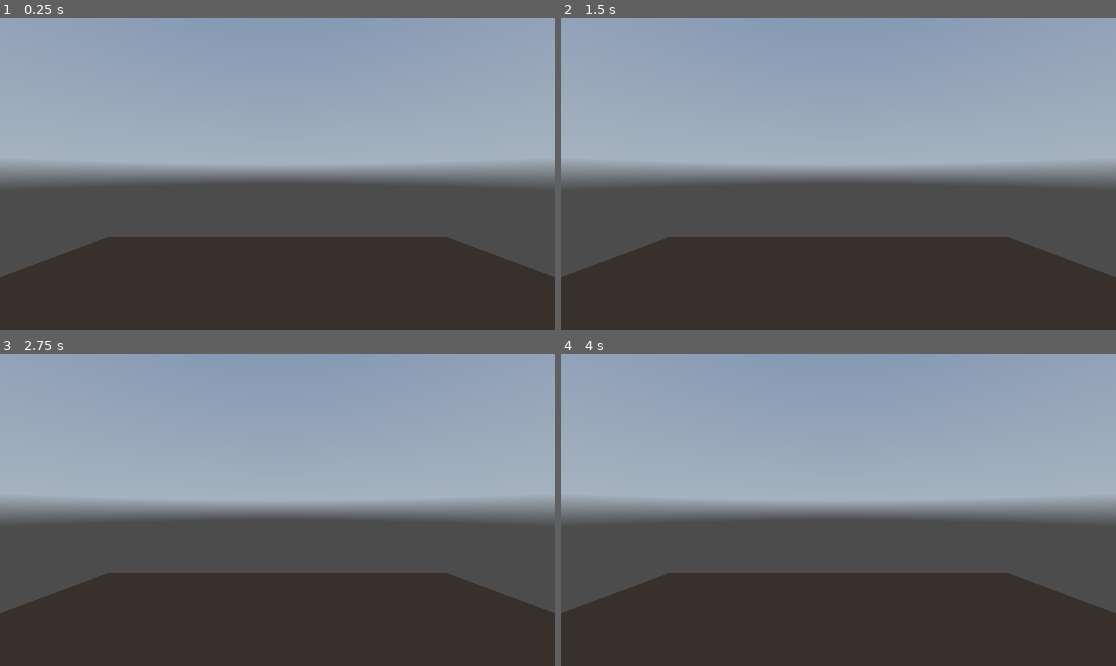
Above: before the commit, frames 1-4 (two rows, left to right).
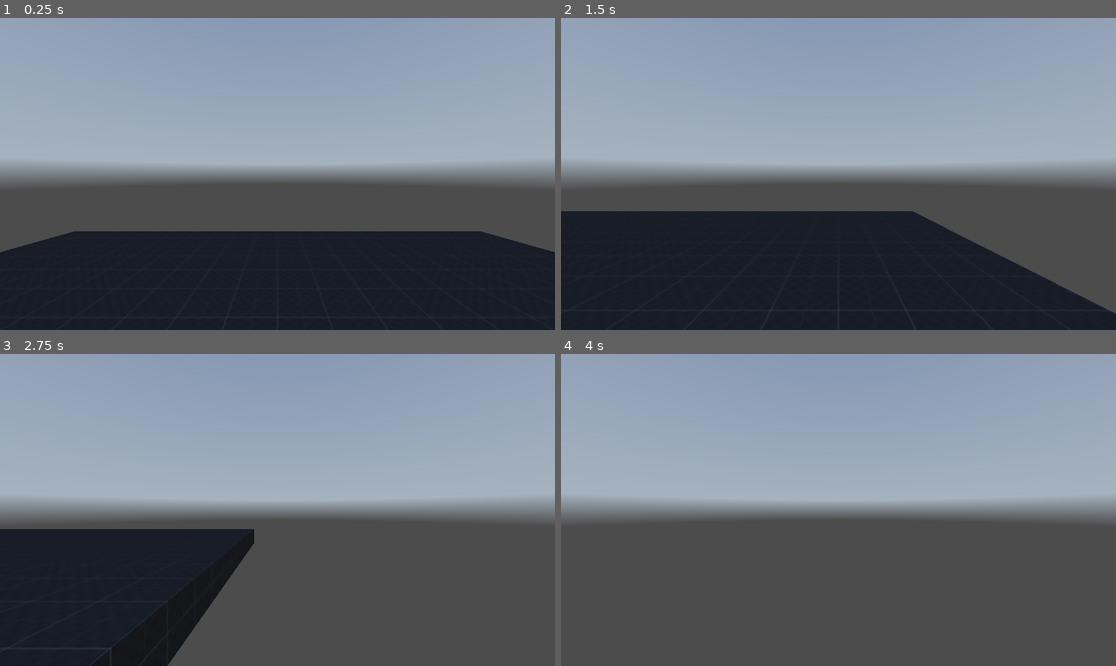
Above: after the commit, the same moments.

Repository: pavvevo/Salt-1-2
Game: Godot game, scene res://main.tscn
Same seed, same stepped clock (60 frames per second), same inputs: the game is played once before the commit and once after it. A sky picture missing from this copy of the repository is replaced by a grey-blue gradient.
Inputs:
- Up to frame 1 (0.25 s): no input
- Up to frame 2 (1.5 s): tap Enter (ui_accept) at 0.5, 0.77, 0.8, 1.07, 1.35 s; hold D (right) 0.53-1.28 s; hold Shift (sprint, bound only after the commit) 0.53-1.28 s; hold S (backward) from 1.28 s (still down)
- Up to frame 3 (2.75 s): tap Enter (ui_accept) at 1.52, 1.82, 2.3 s; tap Shift (sprint, bound only after the commit) at 1.55 s; release S (backward) at 2.03 s; hold D (right) from 2.03 s (still down); hold Shift (sprint, bound only after the commit) from 2.03 s (still down)
- Up to frame 4 (4 s): release D (right) at 2.78 s; release Shift (sprint, bound only after the commit) at 2.78 s; hold W (forward) 2.78-3.53 s; tap Shift (sprint, bound only after the commit) at 2.85 s; tap Enter (ui_accept) at 3.02, 3.32, 3.6, 3.77 s; hold A (left) from 3.53 s (still down)

The runs differ from the first frame. In frame 1, 31% of the frame differs, in the area x 0-100%, y 68-100%; in frame 2, 34%; in frame 3, 35%, in the area x 0-100%, y 56-100%; in frame 4, 27%.

Commit message:
walk
wakl

Diff:
--- a/main.tscn
+++ b/main.tscn
@@ -1,12 +1,12 @@
-[gd_scene load_steps=8 format=3 uid="uid://cmyg27ndgedvt"]
+[gd_scene load_steps=9 format=3 uid="uid://cmyg27ndgedvt"]
 
+[ext_resource type="Texture2D" uid="uid://batda06q72sef" path="res://assets/textures/dev/grids/Dark/texture_07.png" id="1_sfcji"]
 [ext_resource type="Texture2D" uid="uid://dg7bkoroeygmk" path="res://assets/hdris/kloofendal_48d_partly_cloudy_puresky_2k.hdr" id="1_xol8l"]
+[ext_resource type="Script" path="res://scripts/player.gd" id="3_o3hrt"]
 
-[sub_resource type="StandardMaterial3D" id="StandardMaterial3D_6nkf0"]
-albedo_color = Color(0.468592, 0.340646, 0.225892, 1)
-
-[sub_resource type="QuadMesh" id="QuadMesh_hqy0k"]
-material = SubResource("StandardMaterial3D_6nkf0")
+[sub_resource type="StandardMaterial3D" id="StandardMaterial3D_jquw1"]
+albedo_texture = ExtResource("1_sfcji")
+uv1_triplanar = true
 
 [sub_resource type="PanoramaSkyMaterial" id="PanoramaSkyMaterial_o7te1"]
 panorama = ExtResource("1_xol8l")
@@ -18,15 +18,18 @@
 background_mode = 2
 sky = SubResource("Sky_nubc2")
 
-[sub_resource type="CapsuleMesh" id="CapsuleMesh_t4yph"]
+[sub_resource type="CapsuleShape3D" id="CapsuleShape3D_0ggm0"]
+height = 1.66171
 
 [node name="Main" type="Node3D"]
 
 [node name="world" type="Node3D" parent="."]
 
-[node name="MeshInstance3D" type="MeshInstance3D" parent="world"]
-transform = Transform3D(10.9754, 0, 0, 0, -5.7455e-07, 1, 0, -13.1442, -4.37114e-08, 0, 0, 0)
-mesh = SubResource("QuadMesh_hqy0k")
+[node name="CSGBox3D" type="CSGBox3D" parent="world"]
+transform = Transform3D(1, 0, 0, 0, 1, 0, 0, 0, 1, 0, -0.742357, 0)
+use_collision = true
+size = Vector3(20, 0.937988, 20)
+material = SubResource("StandardMaterial3D_jquw1")
 
 [node name="env" type="Node3D" parent="."]
 
@@ -37,9 +40,13 @@
 
 [node name="CharacterBody3D" type="CharacterBody3D" parent="."]
 transform = Transform3D(1, 0, 0, 0, 1, 0, 0, 0, 1, 0, 1.45873, 0)
+script = ExtResource("3_o3hrt")
 
-[node name="MeshInstance3D" type="MeshInstance3D" parent="CharacterBody3D"]
-mesh = SubResource("CapsuleMesh_t4yph")
+[node name="CollisionShape3D" type="CollisionShape3D" parent="CharacterBody3D"]
+transform = Transform3D(1, 0, 0, 0, 1, 0, 0, 0, 1, 0, 1, 0)
+shape = SubResource("CapsuleShape3D_0ggm0")
 
-[node name="Camera3D" type="Camera3D" parent="CharacterBody3D"]
-transform = Transform3D(1, 0, 0, 0, 1, 0, 0, 0, 1, 0, 0.583122, 0)
+[node name="head" type="Node3D" parent="CharacterBody3D"]
+transform = Transform3D(1, 0, 0, 0, 1, 0, 0, 0, 1, 0, 1.41429, 0)
+
+[node name="Camera3D" type="Camera3D" parent="CharacterBody3D/head"]
--- a/project.godot
+++ b/project.godot
@@ -37,12 +37,12 @@
 "events": [Object(InputEventKey,"resource_local_to_scene":false,"resource_name":"","device":-1,"window_id":0,"alt_pressed":false,"shift_pressed":false,"ctrl_pressed":false,"meta_pressed":false,"pressed":false,"keycode":0,"physical_keycode":68,"key_label":0,"unicode":100,"echo":false,"script":null)
 ]
 }
-sprinting={
+sprint={
 "deadzone": 0.5,
 "events": [Object(InputEventKey,"resource_local_to_scene":false,"resource_name":"","device":-1,"window_id":0,"alt_press …(182 unchanged characters)…
 ]
 }
-crouching={
+crouch={
 "deadzone": 0.5,
 "events": [Object(InputEventKey,"resource_local_to_scene":false,"resource_name":"","device":-1,"window_id":0,"alt_press …(182 unchanged characters)…
 ]
--- /dev/null
+++ b/scripts/player.gd
@@ -0,0 +1,43 @@
+extends CharacterBody3D
+
+
+var current_speed = 5.0
+
+const walk_speed = 5.0
+const sprint_speed = 8.0
+const crouch_speed = 3.0
+
+const jump_vel = 4.5
+
+# Get the gravity from the project settings to be synced with RigidBody nodes.
+var gravity = ProjectSettings.get_setting("physics/3d/default_gravity")
+
+
+func _physics_process(delta):
+
+	if Input.is_action_pressed("sprint"):
+		current_speed = sprint_speed
+	else:
+		current_speed = walk_speed
+
+
+	# Add the gravity.
+	if not is_on_floor():
+		velocity.y -= gravity * delta
+
+	# Handle jump.
+	if Input.is_action_just_pressed("ui_accept") and is_on_floor():
+		velocity.y = jump_vel
+
+	# Get the input direction and handle the movement/deceleration.
+	# As good practice, you should replace UI actions with custom gameplay actions.
+	var input_dir = Input.get_vector("left", "right", "forward", "backward")
+	var direction = (transform.basis * Vector3(input_dir.x, 0, input_dir.y)).normalized()
+	if direction:
+		velocity.x = direction.x * current_speed
+		velocity.z = direction.z * current_speed
+	else:
+		velocity.x = move_toward(velocity.x, 0, current_speed)
+		velocity.z = move_toward(velocity.z, 0, current_speed)
+
+	move_and_slide()
